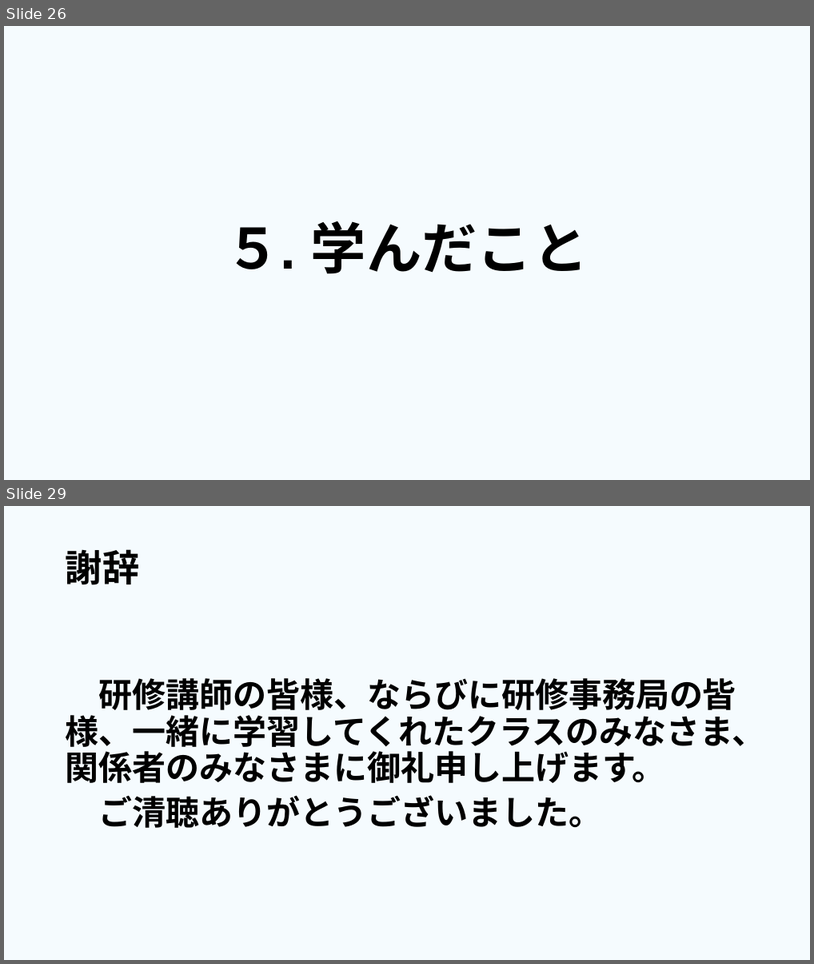
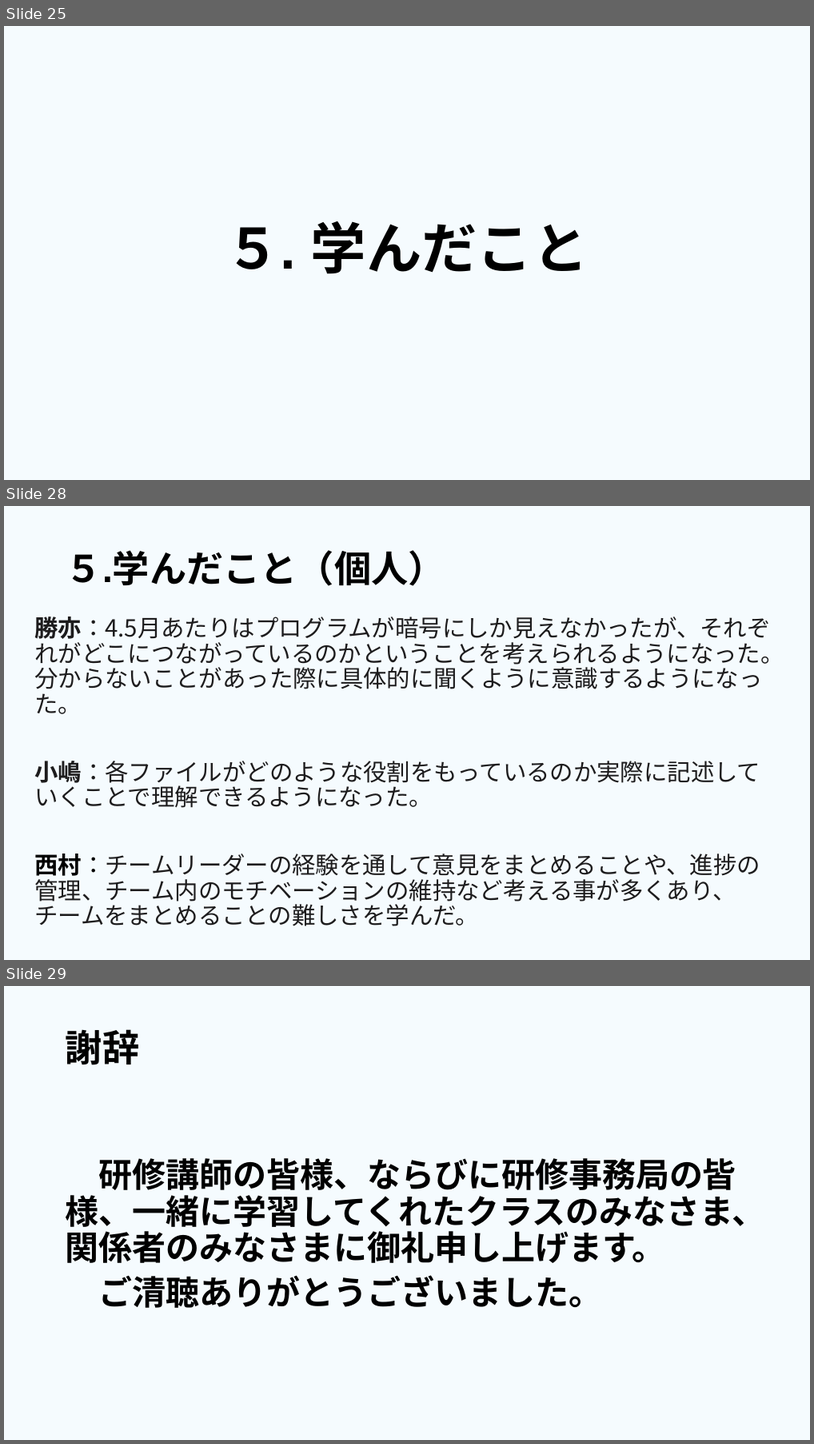
Before and after one commit to dojo2023/E-4, a slide deck: 共有用フォルダー/成果発表.pptx. Shown one above the other, each under a label of ours: slides 26 and 29 before the commit, slides 25, 28 and 29 after it; the slides between them are not shown. The pictures are 814x964 and 814x1444 pixels, drawn with LibreOffice and Linux fonts; fonts in the diff are those of the drawing. Boxes give left, top, right and bottom in pixels: in the first picture for what was removed or moved away, otherwise in the second. Text is boxed around its words. In the diff, an @@ line names an element or a change of style, - is before the commit and + after.

```diff
--- a/共有用フォルダー/成果発表.pptx
+++ b/共有用フォルダー/成果発表.pptx
@@ slide 28 added at (4, 506, 810, 960), background #00B0F0 at 4% opacity @@
@@ title added at (66, 550, 446, 586), 44 pt, text #000000, bold @@
+５.学んだこと（個人）
@@ text added at (34, 616, 784, 926), 28 pt, text #1D1C1D @@
+勝亦：4.5月あたりはプログラムが暗号にしか見えなかったが、それぞれがどこにつながっているのかということを考えられるようになった。分からないことがあった際に具体的に聞くように意識するようになった。
+小嶋：各ファイルがどのような役割をもっているのか実際に記述していくことで理解できるようになった。
+西村：チームリーダーの経験を通して意見をまとめることや、進捗の管理、チーム内のモチベーションの維持など考える事が多くあり、チームをまとめることの難しさを学んだ。
@@ what was slide 26 is now slide 25 @@
```
Also in this commit, not shown: 8 slides changed, 1 slide removed.
